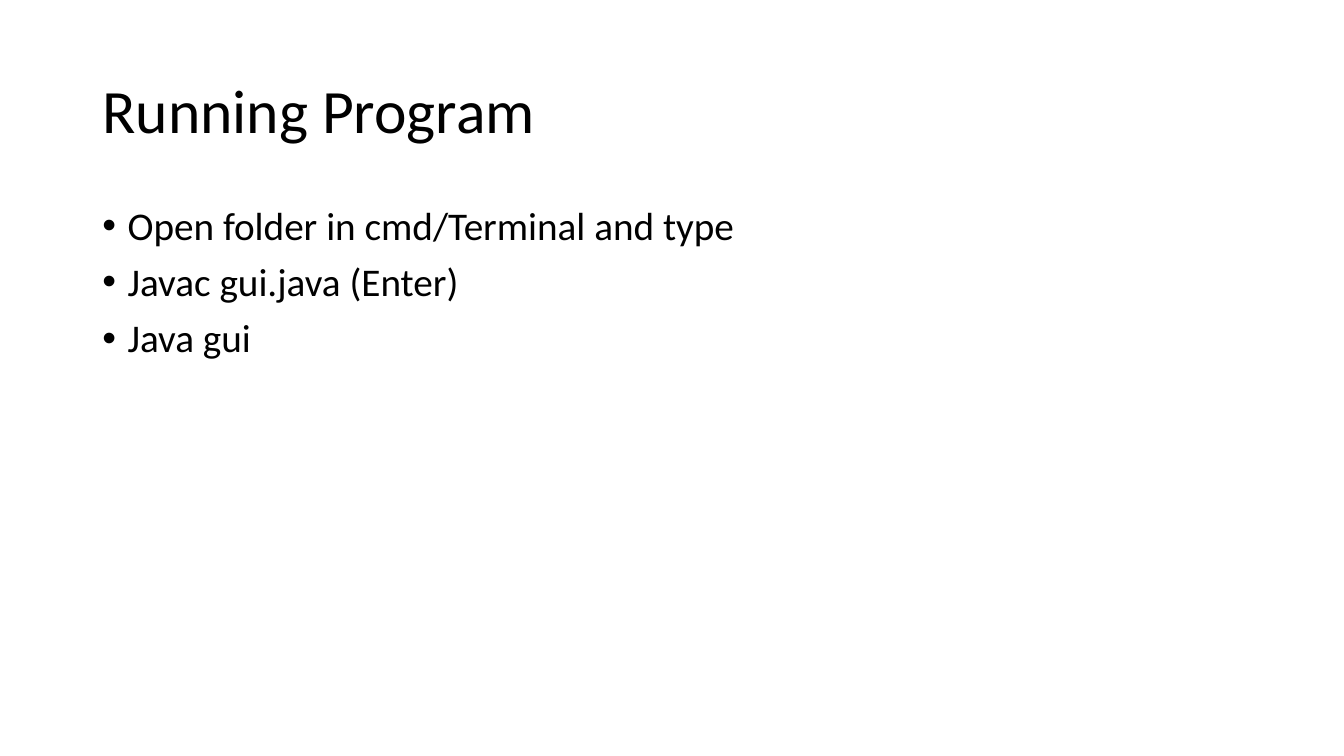
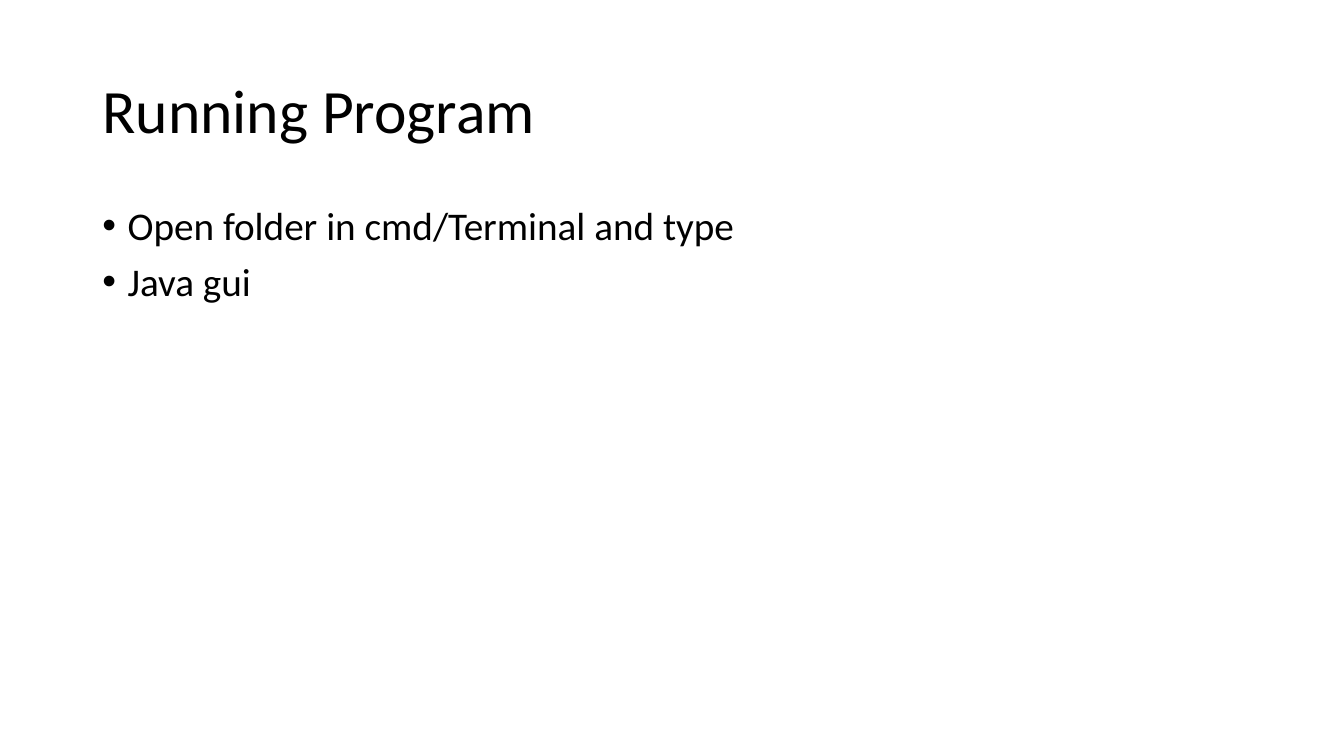
Before and after one commit to malcolm5858/Lab-1-cs-430, a slide deck: slide 2 of Lab1Instructions.pptx. Drawn at 1344x756 pixels with LibreOffice and Linux fonts; fonts in the diff are those of the drawing. Boxes give left, top, right and bottom in pixels: in the first picture for what was removed or moved away, otherwise in the second. Text is boxed around its words. In the diff, an @@ line names an element or a change of style, - is before the commit and + after.

```diff
--- a/Lab1Instructions.pptx
+++ b/Lab1Instructions.pptx
@@ text at [128, 267, 459, 303]: paragraph removed @@
-• Javac gui.java (Enter)
```
Also in this commit, not shown: 1 other slide changed, 1 other file.
